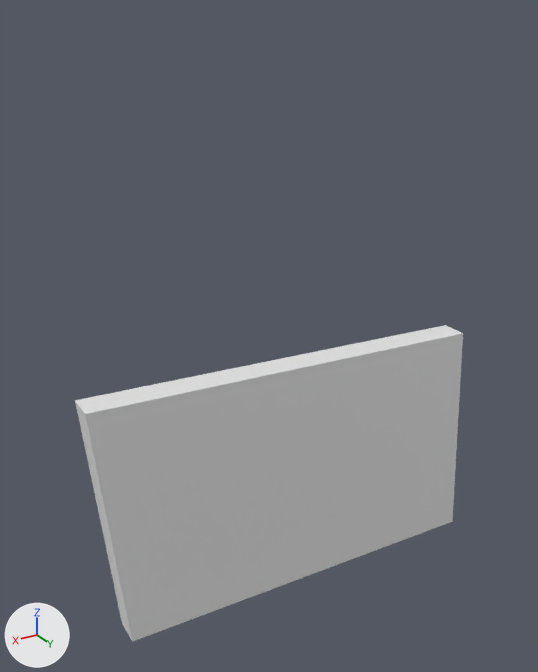
The FBX model Assets/Assets/Models/SM_Frame.FBX as it was, and as the next commit left it.
The view is the same before and after, from a 50 mm lens placed at (1.037, 1.515, 1.217), pointed at (0.077, -0.087, 0.417). Every picture has the same lights, and +X, +Y and +Z are marked at lower left. Where no turn or scale is listed for an object, it has been applied to the vertices.

The scene before the commit, as lines of its bpy script (objects in view):
```python
me_mesh = bpy.data.meshes.new('Mesh')
me_mesh.from_pydata(...)  # 20 vertices, 18 faces; spans x -0.622..0.622, y -0.087..0.0, z -0.413..0.373
ob_box001 = bpy.data.objects.new('Box001', me_mesh)
ob_box001.location = (0.0, 0.0, 0.0)
```
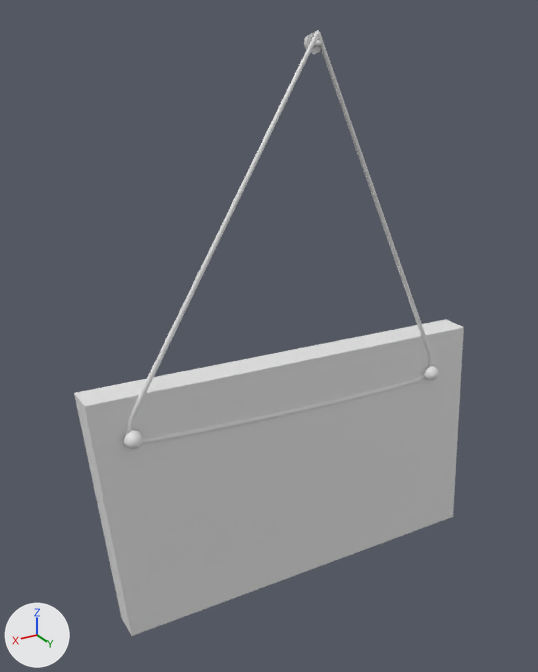
What differs and where, as boxes [x1, y1, x2, y2] in the pictures (538 x 672 px):
'Box001', reshaped (91% taller): before [75, 325, 463, 642]; after [74, 30, 464, 636]
part 1 of me_mesh, built on: before [75, 325, 463, 642]; after [74, 30, 464, 636]

The change in detail:
me_mesh is used by ob_box001; location (0.0, 0.0, 0.0).
me_mesh had 20 vertices, 18 faces and spanned x -0.622..0.622, y -0.087..0.0, z -0.413..0.373.
me_mesh now has 254 vertices, 270 faces and spans x -0.622..0.622, y -0.087..0.035, z -0.393..1.188.
me_mesh part 1: the whole mesh is rebuilt.
me_mesh part 2: the surface is now shaded smooth.
